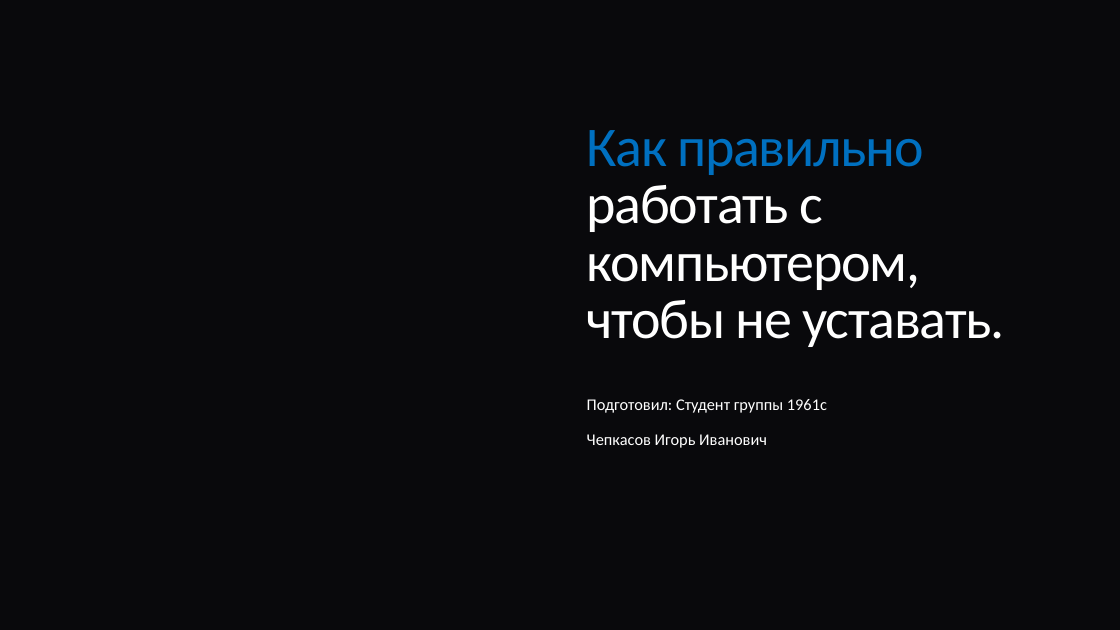
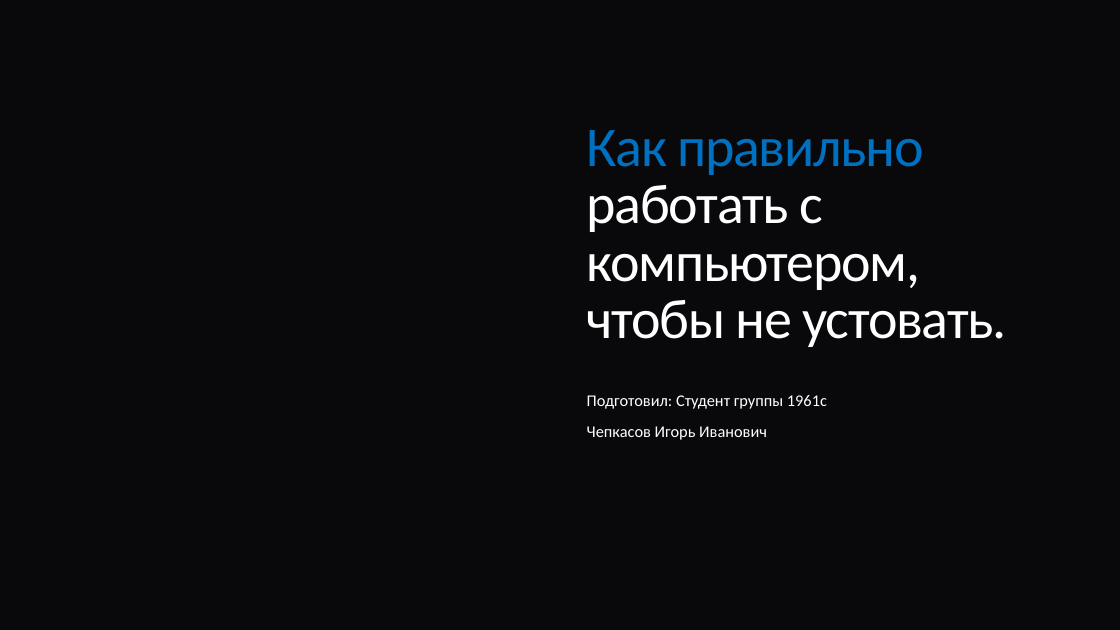
Before and after one commit to igorcovooo-prog/Quantum, a slide deck: slide 1 of Как правильно работать с компьютером, чтобы не.pptx. Drawn at 1120x630 pixels with LibreOffice and Linux fonts; fonts in the diff are those of the drawing; background and template pictures are left out. Boxes give left, top, right and bottom in pixels: in the first picture for what was removed or moved away, otherwise in the second. Text is boxed around its words. In the diff, an @@ line names an element or a change of style, - is before the commit and + after.

```diff
--- a/Как правильно работать с компьютером, чтобы не.pptx
+++ b/Как правильно работать с компьютером, чтобы не.pptx
@@ title at [587,130,1007,347]: text changed @@
-Как правильно работать с компьютером, чтобы не уставать.
+Как правильно работать с компьютером, чтобы не устовать.
@@ subtitle "Подготовил: Студент группы 1961с" at [587,395,827,440]: line spacing 1.2 to 1 @@
```
Also in this commit, not shown: 5 other slides changed.
